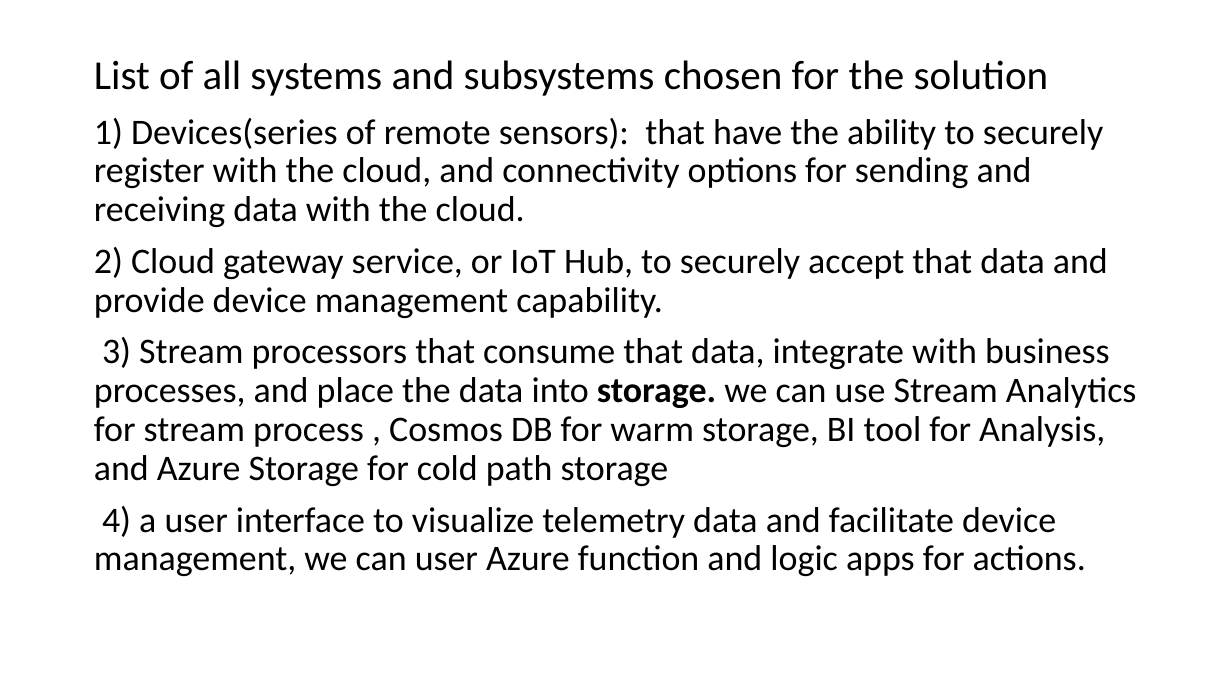
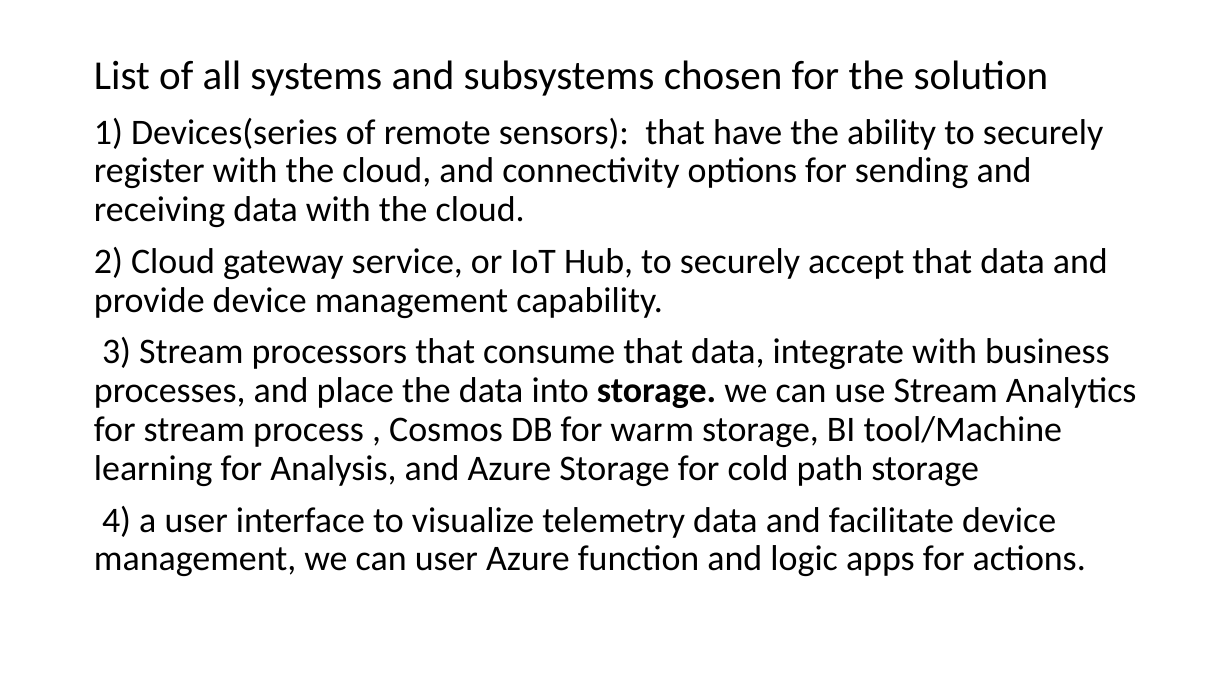
Before and after one commit to manju-gtm/IoT, a slide deck: slide 2 of Lab1/WeatherStationArchitecture_43FDAB1D.pptx. Drawn at 1232x693 pixels with LibreOffice and Linux fonts; fonts in the diff are those of the drawing. Boxes give left, top, right and bottom in pixels: in the first picture for what was removed or moved away, otherwise in the second. Text is boxed around its words. In the diff, an @@ line names an element or a change of style, - is before the commit and + after.

Commit message:
Update WeatherStationArchitecture_43FDAB1D.pptx
latest

```diff
--- a/Lab1/WeatherStationArchitecture_43FDAB1D.pptx
+++ b/Lab1/WeatherStationArchitecture_43FDAB1D.pptx
@@ text at box(94, 337, 1137, 486): text changed @@
-3) Stream processors that consume that data, integrate with business processes, and place the data into storage. we can use Stream Analytics for stream process , Cosmos DB for warm storage, BI tool for Analysis, and Azure Storage for cold path storage
+3) Stream processors that consume that data, integrate with business processes, and place the data into storage. we can use Stream Analytics for stream process , Cosmos DB for warm storage, BI tool/Machine learning for Analysis, and Azure Storage for cold path storage
```
